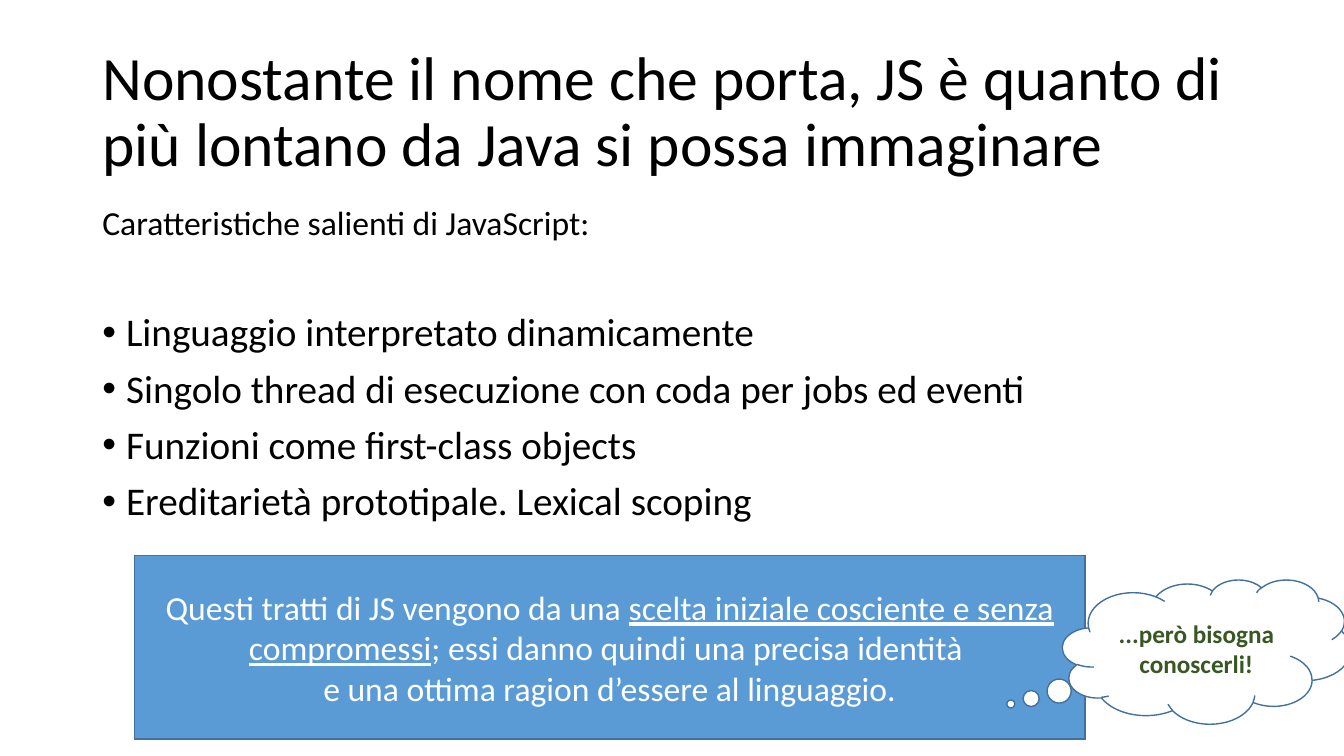
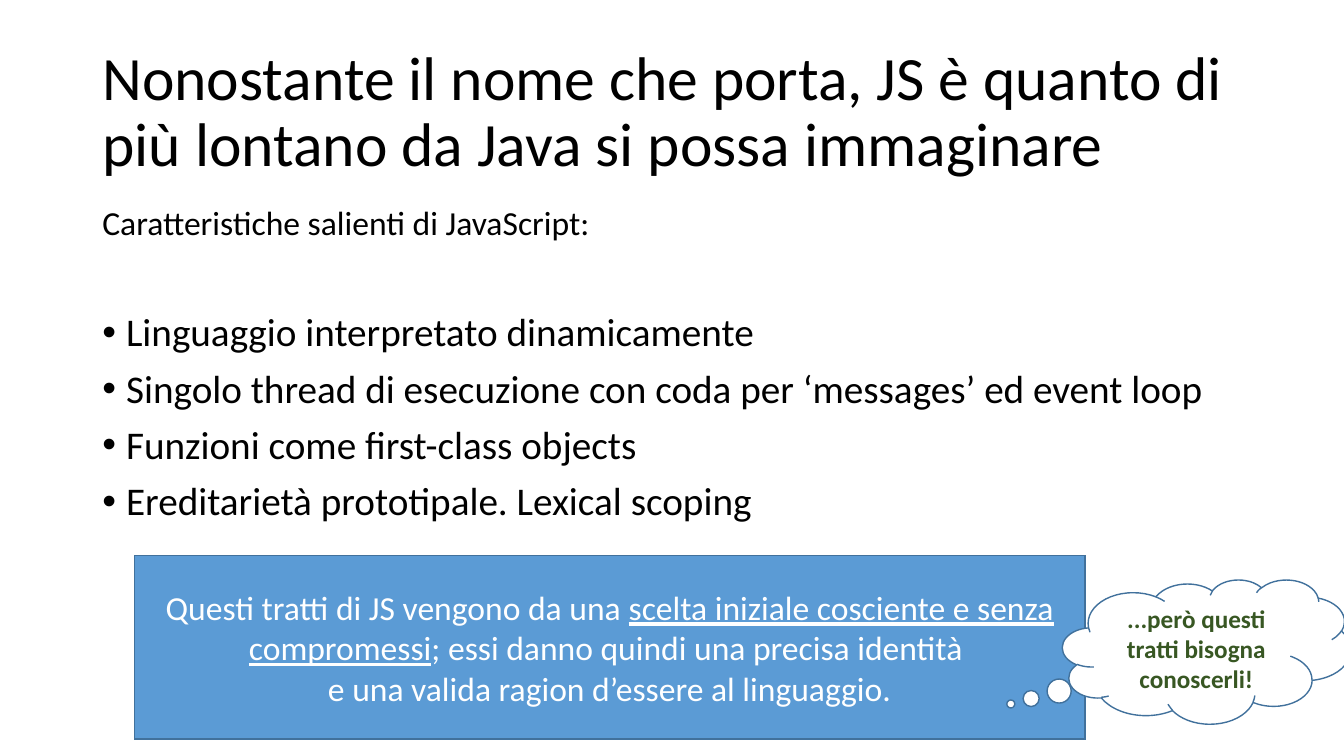
Before and after one commit to Muzietto/funzionale-alla-statale, a slide deck: slide 5 of funzionale-alla-statale.ppt (slide 4 before the commit). Drawn at 1344x756 pixels with LibreOffice and Linux fonts; fonts in the diff are those of the drawing. Boxes give left, top, right and bottom in pixels: in the first picture for what was removed or moved away, otherwise in the second. Text is boxed around its words. In the diff, an @@ line names an element or a change of style, - is before the commit and + after.

```diff
--- a/funzionale-alla-statale.ppt
+++ b/funzionale-alla-statale.ppt
@@ text at box(126, 375, 1202, 410): text changed @@
-• Singolo thread di esecuzione con coda per jobs ed eventi
+• Singolo thread di esecuzione con coda per ‘messages’ ed event loop
@@ text in rectangle at box(166, 596, 1053, 707): text changed @@
-Questi tratti di JS vengono da una scelta iniziale cosciente e senza compromessi; essi danno quindi una precisa identità
-e una ottima ragion d’essere al linguaggio.
+Questi tratti di JS vengono da una scelta iniziale cosciente e senza compromessi; essi danno quindi una precisa identità
+e una valida ragion d’essere al linguaggio.
@@ text in thought cloud at box(1127, 610, 1266, 688): text changed @@
-...però bisogna conoscerli!
+...però questi tratti bisogna conoscerli!
```
Also in this commit, not shown: 7 other slides changed, 5 slides added, 14 other files.
